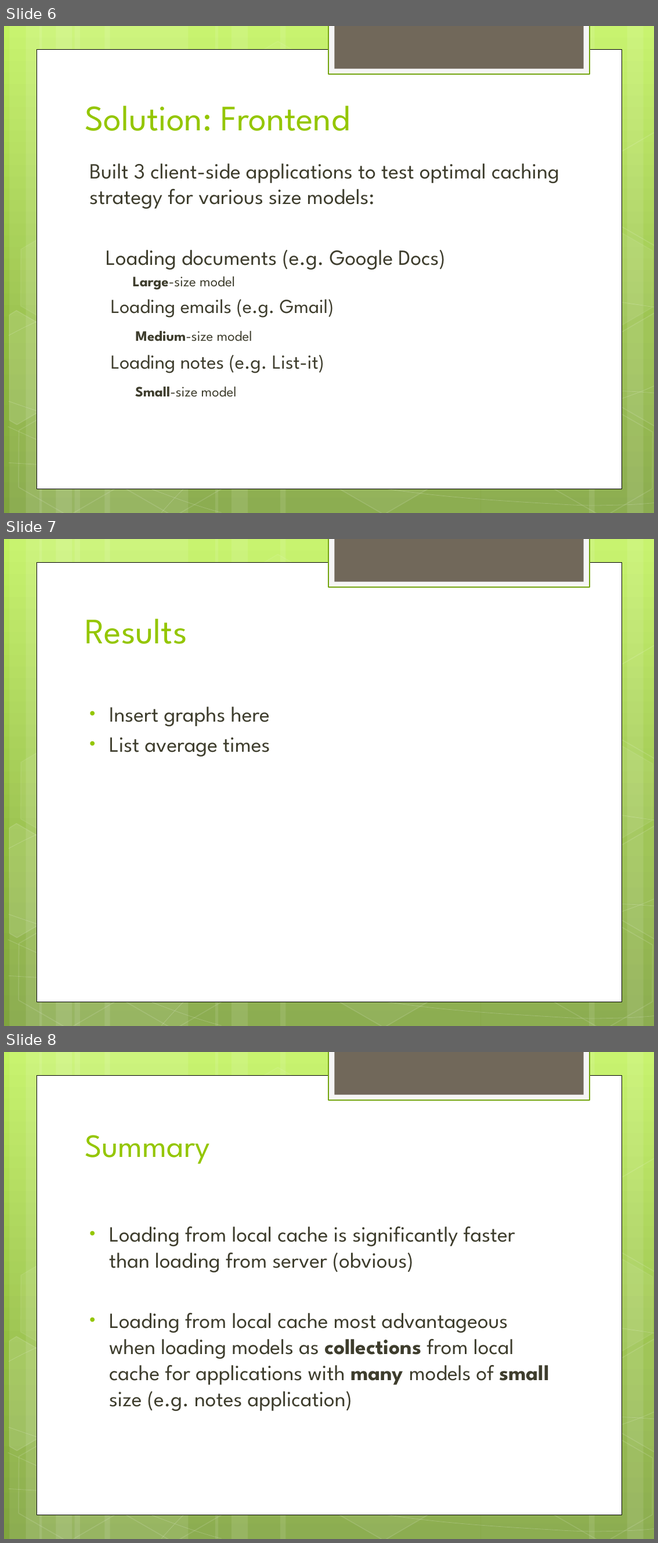
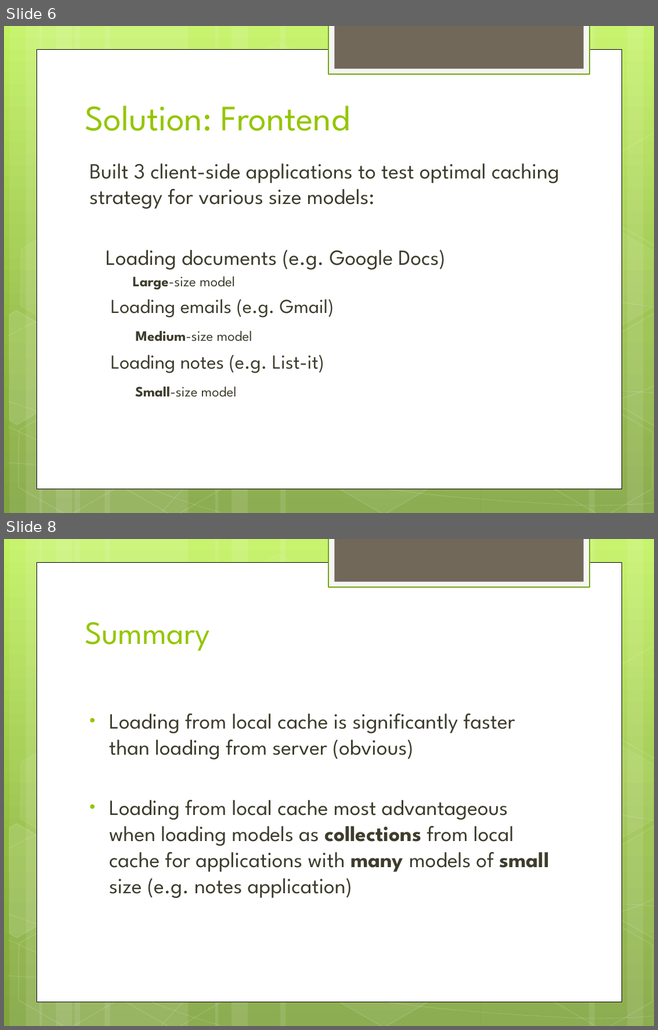
Before and after one commit to wolfes/backbone-store, a slide deck: presentation.pptx. Shown one above the other, each under a label of ours: slides 6, 7 and 8 before the commit, slides 6 and 8 after it; the slides between them are not shown. The pictures are 658x1543 and 658x1030 pixels, drawn with LibreOffice and Linux fonts; fonts in the diff are those of the drawing. Boxes give left, top, right and bottom in pixels: in the first picture for what was removed or moved away, otherwise in the second. Text is boxed around its words. In the diff, an @@ line names an element or a change of style, - is before the commit and + after.

Commit message:
Added results-graphs slide

```diff
--- a/presentation.pptx
+++ b/presentation.pptx
@@ slide 7 removed at [4, 539, 654, 1026], background gradient #C3F35F to #93BF3F to #81A53E; not listed: 31 template elements that a slide beside it also shows @@
@@ title removed at [85, 618, 187, 644] @@
-Results
@@ text removed at [109, 707, 270, 756] @@
-• Insert graphs here
-• List average times
```
Also in this commit, not shown: 1 slide added.
